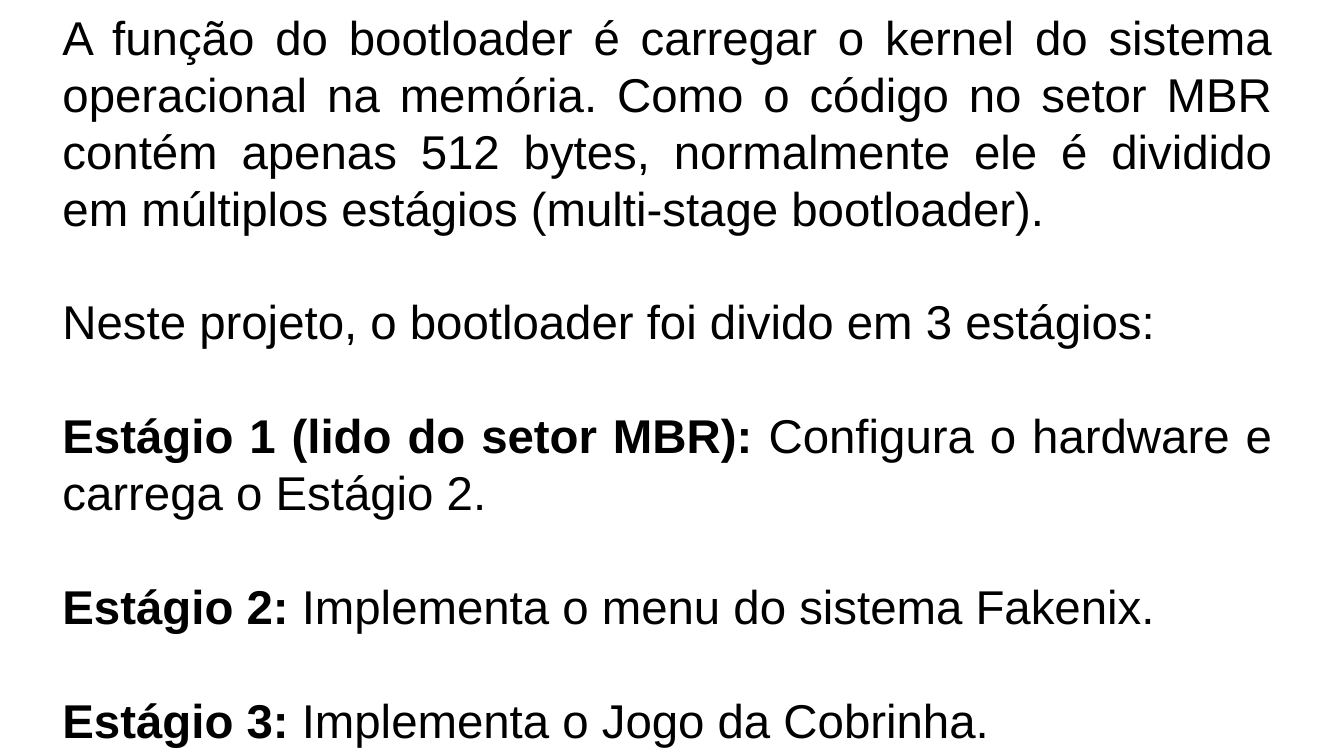
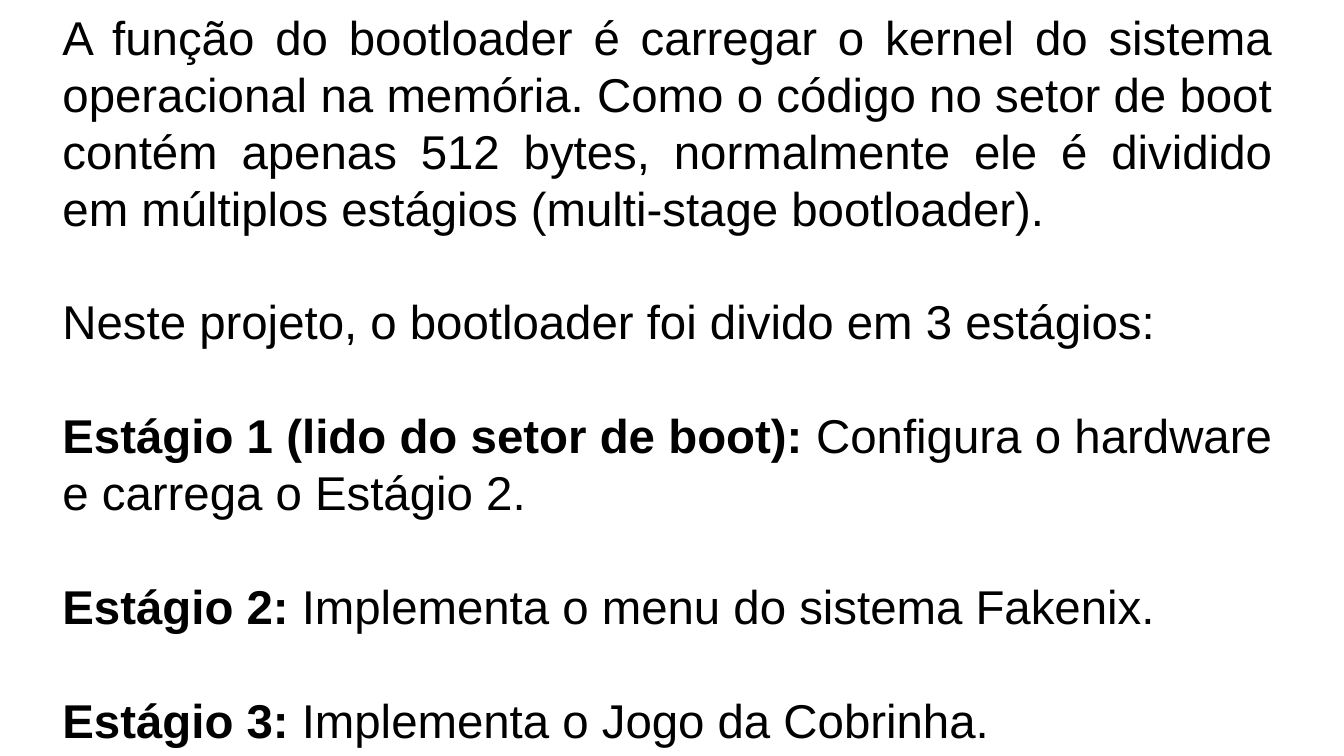
Before and after one commit to LeandroApAlmeida/Bootloader, a slide deck: slide 11 of doc/Fakenix.odp. Drawn at 1344x756 pixels with LibreOffice and Linux fonts; fonts in the diff are those of the drawing. Boxes give left, top, right and bottom in pixels: in the first picture for what was removed or moved away, otherwise in the second. Text is boxed around its words. In the diff, an @@ line names an element or a change of style, - is before the commit and + after.

```diff
--- a/doc/Fakenix.odp
+++ b/doc/Fakenix.odp
@@ text at box(62, 20, 1272, 235): text changed @@
-A função do bootloader é carregar o kernel do sistema operacional na memória. Como o código no setor MBR contém apenas 512 bytes, normalmente ele é dividido em múltiplos estágios (multi-stage bootloader).
+A função do bootloader é carregar o kernel do sistema operacional na memória. Como o código no setor de boot contém apenas 512 bytes, normalmente ele é dividido em múltiplos estágios (multi-stage bootloader).
@@ text at box(62, 418, 1272, 520): text changed @@
-Estágio 1 (lido do setor MBR): Configura o hardware e carrega o Estágio 2.
+Estágio 1 (lido do setor de boot): Configura o hardware e carrega o Estágio 2.
```
Also in this commit, not shown: 9 other slides changed, 1 other file.
